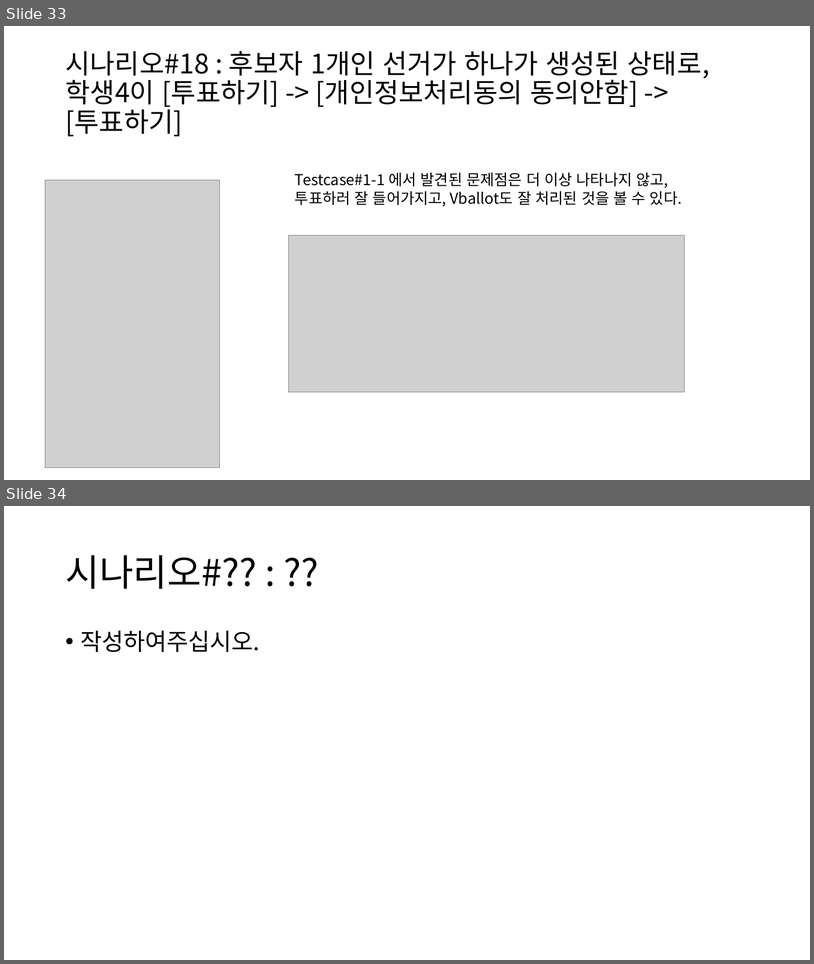
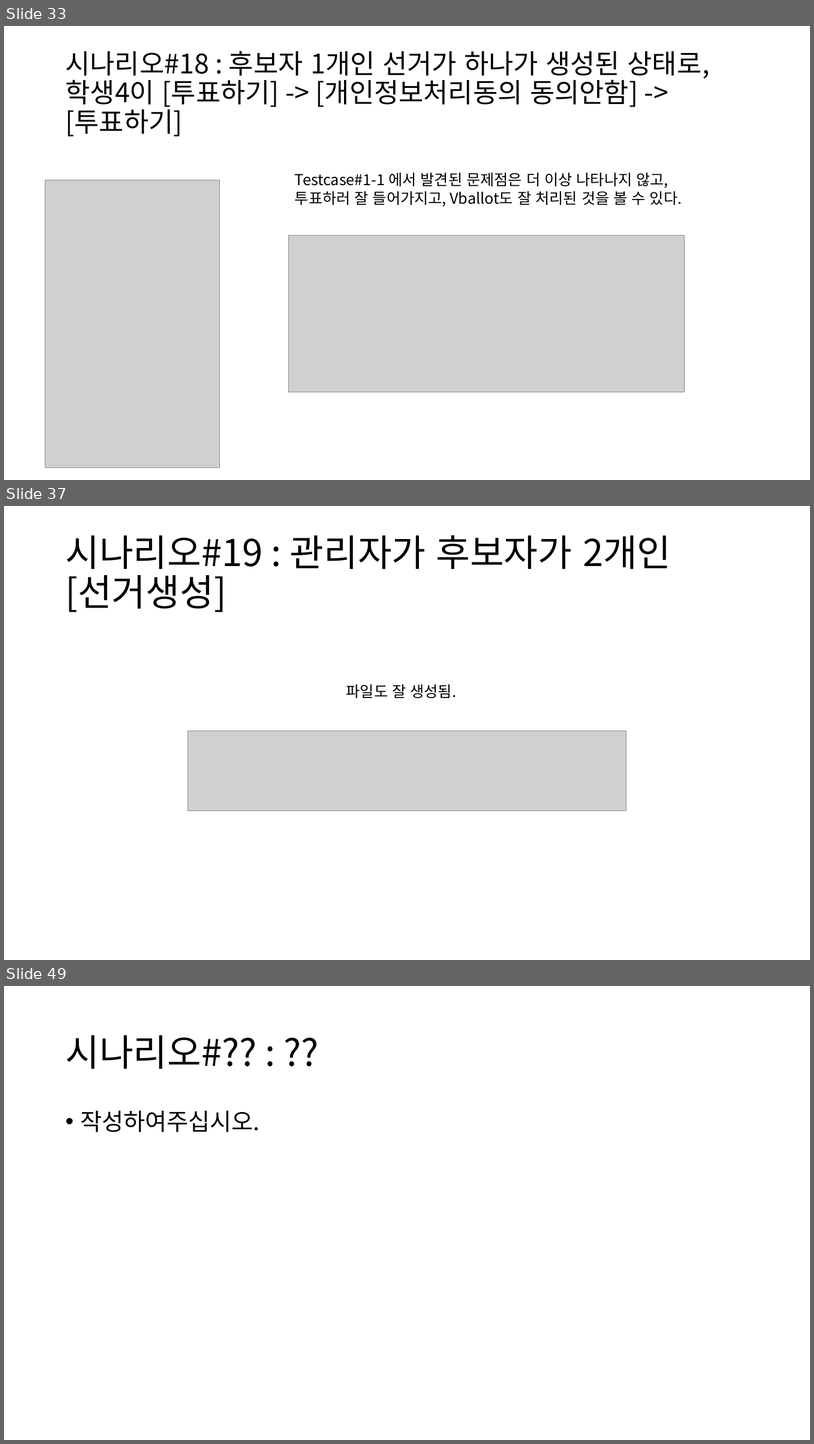
Before and after one commit to BL-UCKSS/evote-project, a slide deck: Document/Testcase/Testcase #1.pptx. Shown one above the other, each under a label of ours: slides 33 and 34 before the commit, slides 33, 37 and 49 after it; the slides between them are not shown. The pictures are 814x964 and 814x1444 pixels, drawn with LibreOffice and Linux fonts; fonts in the diff are those of the drawing; grey boxes stand for pictures. Boxes give left, top, right and bottom in pixels: in the first picture for what was removed or moved away, otherwise in the second. Text is boxed around its words. In the diff, an @@ line names an element or a change of style, - is before the commit and + after.

```diff
--- a/Document/Testcase/Testcase #1.pptx
+++ b/Document/Testcase/Testcase #1.pptx
@@ slide 37 added at (4, 506, 810, 960), background #FFFFFF @@
@@ title added at (65, 535, 672, 612), 44 pt, text #000000 @@
+시나리오#19 : 관리자가 후보자가 2개인 [선거생성]
@@ text added at (347, 684, 457, 698), 18 pt, text #000000 @@
+파일도 잘 생성됨.
@@ picture added at (188, 731, 626, 810) @@
@@ what was slide 34 is now slide 49 @@
```
Also in this commit, not shown: 1 slide changed, 16 other slides added, 1 other file.
